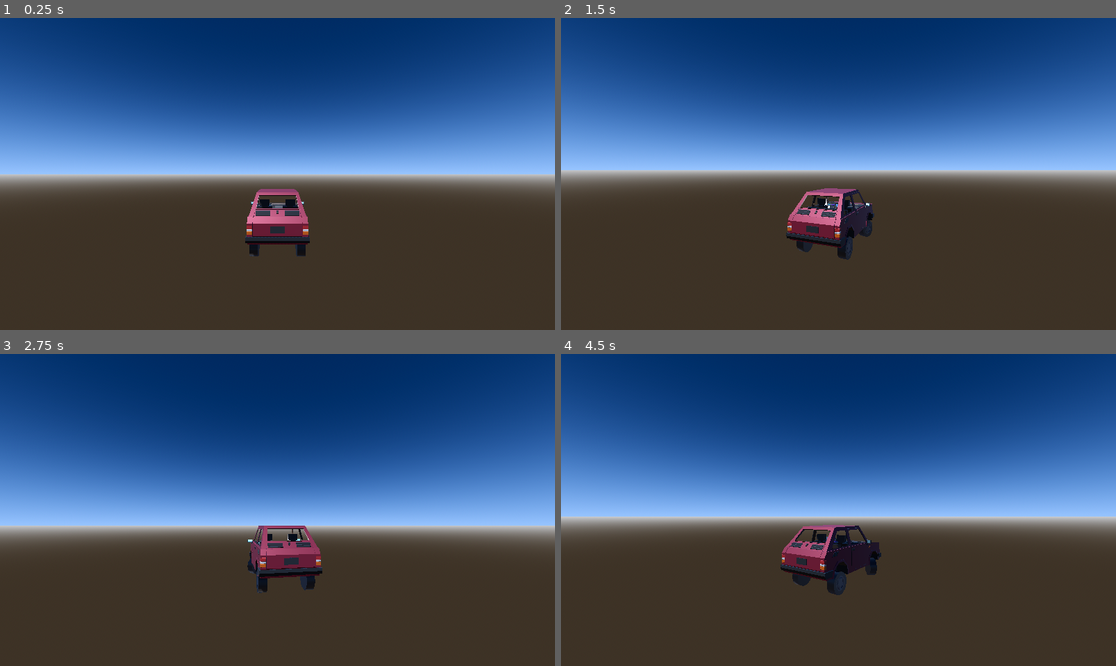
Above: before the commit, frames 1-4 (two rows, left to right).
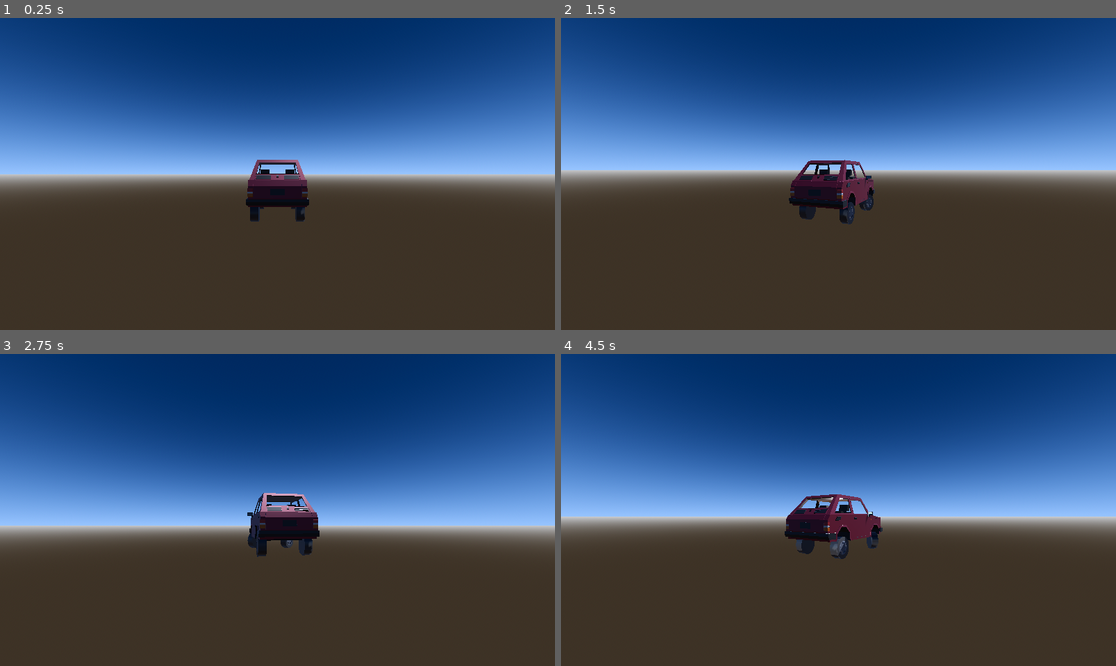
Above: after the commit, the same moments.

Repository: FOSS-Supremacy/OpenLiberty
Game: Godot game, scene res://scenes/single_player.tscn
The game is run twice, just before and just after one commit, with the same random seed, the same clock (stepped at 60 frames per second) and the same inputs.
Inputs (mouse positions are in pixels of both pictures, inside the frame that each line leads up to):
- Up to frame 1 (0.25 s): no input
- Up to frame 2 (1.5 s): tap Enter (ui_accept) at 0.5, 0.77, 1.25 s; move the mouse to (866, 174) at 0.52 s; hold D (right) 0.53-1.28 s; tap Z (external_lights) at 0.6 s; click (866, 174) at 0.67 s; tap X (internal_light) at 0.8, 1.35 s; move the mouse to (810, 174) at 1.27 s; hold A (left) from 1.28 s (still down)
- Up to frame 3 (2.75 s): tap Enter (ui_accept) at 1.52, 2 s; tap Backspace (spawn) at 1.55 s; move the mouse to (288, 503) at 2.02 s; release A (left) at 2.03 s; hold D (right) from 2.03 s (still down); hold Backspace (spawn) from 2.03 s (still down); tap Z (external_lights) at 2.3 s
- Up to frame 4 (4.5 s): move the mouse to (832, 516) at 2.77 s; release Backspace (spawn) at 2.78 s; tap Down (break) at 2.85 s; click (832, 516) at 2.92 s; tap Enter (ui_accept) at 3.02, 3.5, 3.77, 4.25 s; tap X (internal_light) at 3.05 s; move the mouse to (877, 513) at 3.52 s; release D (right) at 3.53 s; hold Backspace (spawn) 3.53-4.28 s; hold A (left) from 3.53 s (still down); tap Z (external_lights) at 3.6 s; move the mouse to (794, 506) at 4.27 s; tap Keypad 0 (flycam_backward) at 4.35 s

The runs differ from the first frame. In frame 1, 2.7% of the frame differs, in the area x 44-56%, y 45-77%; in frame 2, 3.3%; in frame 3, 3.1%; in frame 4, 3.9%, in the area x 39-58%, y 44-78%.
Error in both runs: Assertion failed: 7 (res://scripts/map_builder.gd:12)

Commit message:
Small improvements

Diff:
--- a/scenes/multiplayer.tscn
+++ b/scenes/multiplayer.tscn
@@ -1,17 +1,17 @@
 [gd_scene load_steps=4 format=3 uid="uid://ifh0620nha84"]
 
 [ext_resource type="Script" path="res://scripts/multiplayer.gd" id="1_i6dgd"]
-[ext_resource type="PackedScene" uid="uid://bhnf2ypniaum0" path="res://scenes/car.tscn" id="2_ruqwx"]
+[ext_resource type="PackedScene" uid="uid://ci2k4eganebbs" path="res://scenes/player.tscn" id="2_8rxc6"]
 [ext_resource type="PackedScene" uid="uid://1d8h7r1pvaps" path="res://scenes/world.tscn" id="3_gow6c"]
 
 [node name="multiplayer" type="Node3D"]
 script = ExtResource("1_i6dgd")
-player_scene = ExtResource("2_ruqwx")
+player_scene = ExtResource("2_8rxc6")
 
 [node name="world" parent="." instance=ExtResource("3_gow6c")]
 
 [node name="MultiplayerSpawner" type="MultiplayerSpawner" parent="."]
-_spawnable_scenes = PackedStringArray("res://scenes/car.tscn")
+_spawnable_scenes = PackedStringArray("res://scenes/player.tscn")
 spawn_path = NodePath("..")
 
 [node name="host" type="Button" parent="."]
--- a/scenes/player.tscn
+++ b/scenes/player.tscn
@@ -1,5 +1,6 @@
-[gd_scene load_steps=4 format=3 uid="uid://ci2k4eganebbs"]
+[gd_scene load_steps=5 format=3 uid="uid://ci2k4eganebbs"]
 
+[ext_resource type="PackedScene" uid="uid://bhnf2ypniaum0" path="res://scenes/car.tscn" id="1_0aqsi"]
 [ext_resource type="Script" path="res://scripts/player/player.gd" id="1_pc2or"]
 [ext_resource type="Script" path="res://scripts/car/microphone.gd" id="2_b6cpr"]
 
@@ -8,22 +9,24 @@
 [node name="player" type="Node3D"]
 transform = Transform3D(-1, 0, 8.74228e-08, 0, 1, 0, -8.74228e-08, 0, -1, 0, 0, 0)
 
-[node name="CharacterBody3D" type="CharacterBody3D" parent="."]
+[node name="car" parent="." instance=ExtResource("1_0aqsi")]
+
+[node name="CharacterBody3D" type="CharacterBody3D" parent="car"]
 transform = Transform3D(-1, 0, 8.74228e-08, 0, 1, 0, -8.74228e-08, 0, -1, 0, 0.862511, 0)
 script = ExtResource("1_pc2or")
 
-[node name="microphone" type="AudioStreamPlayer3D" parent="CharacterBody3D"]
+[node name="microphone" type="AudioStreamPlayer3D" parent="car/CharacterBody3D"]
 transform = Transform3D(1, 0, 0, 0, 1, 0, 0, 0, 1, -0.0516357, 0.237411, -0.0943298)
 stream = SubResource("AudioStreamMicrophone_jxime")
 unit_size = 0.3
 script = ExtResource("2_b6cpr")
 
-[node name="cam_origin" type="Node3D" parent="CharacterBody3D"]
+[node name="cam_origin" type="Node3D" parent="car/CharacterBody3D"]
 transform = Transform3D(1, 0, 0, 0, 1, 0, 0, 0, 1, 0, 0.155749, 0)
 
-[node name="SpringArm3D" type="SpringArm3D" parent="CharacterBody3D/cam_origin"]
+[node name="SpringArm3D" type="SpringArm3D" parent="car/CharacterBody3D/cam_origin"]
 spring_length = 6.0
 margin = 0.5
 
-[node name="camera" type="Camera3D" parent="CharacterBody3D/cam_origin/SpringArm3D"]
+[node name="camera" type="Camera3D" parent="car/CharacterBody3D/cam_origin/SpringArm3D"]
 current = true
--- a/scenes/single_player.tscn
+++ b/scenes/single_player.tscn
@@ -1,6 +1,5 @@
-[gd_scene load_steps=4 format=3 uid="uid://7kpoyini1lat"]
+[gd_scene load_steps=3 format=3 uid="uid://7kpoyini1lat"]
 
-[ext_resource type="PackedScene" uid="uid://bhnf2ypniaum0" path="res://scenes/car.tscn" id="1_4u8v6"]
 [ext_resource type="PackedScene" uid="uid://1d8h7r1pvaps" path="res://scenes/world.tscn" id="2_c7g1y"]
 [ext_resource type="PackedScene" uid="uid://ci2k4eganebbs" path="res://scenes/player.tscn" id="3_rn43x"]
 
@@ -8,8 +7,5 @@
 
 [node name="world" parent="." instance=ExtResource("2_c7g1y")]
 
-[node name="car" parent="." instance=ExtResource("1_4u8v6")]
-transform = Transform3D(1, 0, 0, 0, 1, 0, 0, 0, 1, -1226, 84, -405)
-
-[node name="player" parent="car" instance=ExtResource("3_rn43x")]
-transform = Transform3D(1, 0, 0, 0, 1, 0, 0, 0, 1, 0, 0.823357, 0.121796)
+[node name="player" parent="." instance=ExtResource("3_rn43x")]
+transform = Transform3D(-1, 0, 8.74228e-08, 0, 1, 0, -8.74228e-08, 0, -1, -1226, 73, -405)
--- a/scripts/car/lights.gd
+++ b/scripts/car/lights.gd
@@ -3,10 +3,15 @@
 @onready var external_lights = [ $left_light, $right_light ]
 @onready var internal_light = $internal_light
 
-func _physics_process(_delta):
+func _process(bool):
 	if Input.is_action_just_pressed("internal_light"):
 		internal_light.visible = not internal_light.visible
 
 	if Input.is_action_just_pressed("external_lights"):
 		for light in external_lights:
 			light.visible = not light.visible
+
+func _ready():
+	internal_light.visible = false
+	for light in external_lights:
+		light.visible = false
Binary file changed: screenshots/image1.png
Not shown, removed: screenshots/image1.png.import
Binary file added: screenshots/image2.png
Binary file added: screenshots/image3.png
Binary file added: screenshots/image4.png
Binary file added: screenshots/image5.png
Not shown, changed: README.md
